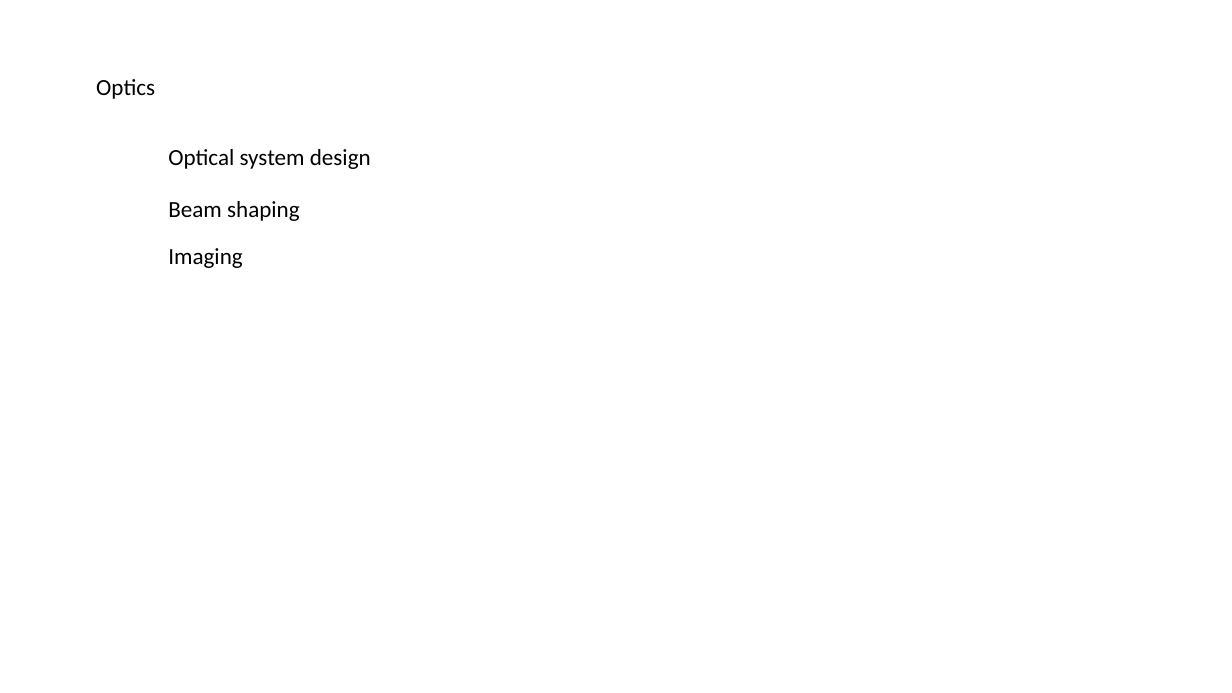
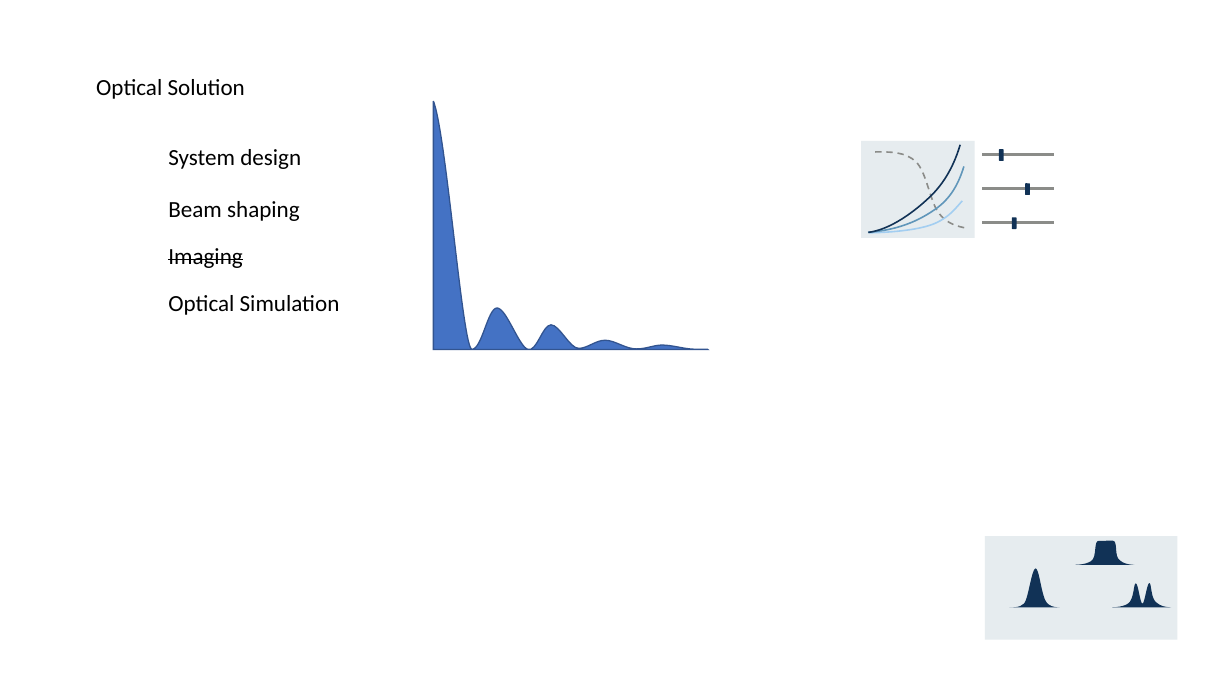
Before and after one commit to bchen-tw/bchen-tw.github.io, a slide deck: slide 4 of assets/logo.pptx. Drawn at 1232x693 pixels with LibreOffice and Linux fonts; fonts in the diff are those of the drawing; background and template pictures are left out. Boxes give left, top, right and bottom in pixels: in the first picture for what was removed or moved away, otherwise in the second. Text is boxed around its words. In the diff, an @@ line names an element or a change of style, - is before the commit and + after.

```diff
--- a/assets/logo.pptx
+++ b/assets/logo.pptx
@@ text at (96, 79, 245, 99): text changed @@
-Optics
+Optical Solution
@@ freeform shape added at (433, 101, 708, 349), fill #4472C4, outline #325491 1 pt @@
@@ text at (168, 149, 301, 169): text changed @@
-Optical system design
+System design
@@ group added at (861, 141, 1054, 238): 4 freeform shapes, 3 lines, 3 rounded rectangles, 1 rectangle @@
@@ text "Imaging" at (168, 248, 242, 268): strikethrough on @@
@@ text added at (168, 295, 340, 315), 18 pt, text #000000 @@
+Optical Simulation
@@ rectangle added at (985, 536, 1177, 640), fill #E6ECEF @@
@@ freeform shape added at (1009, 568, 1059, 607), fill #113256 @@
@@ freeform shape added at (1076, 541, 1135, 565), fill #113256 @@
@@ freeform shape added at (1113, 583, 1172, 607), fill #113256 @@
```
Also in this commit, not shown: 3 other slides changed, 17 other files.
